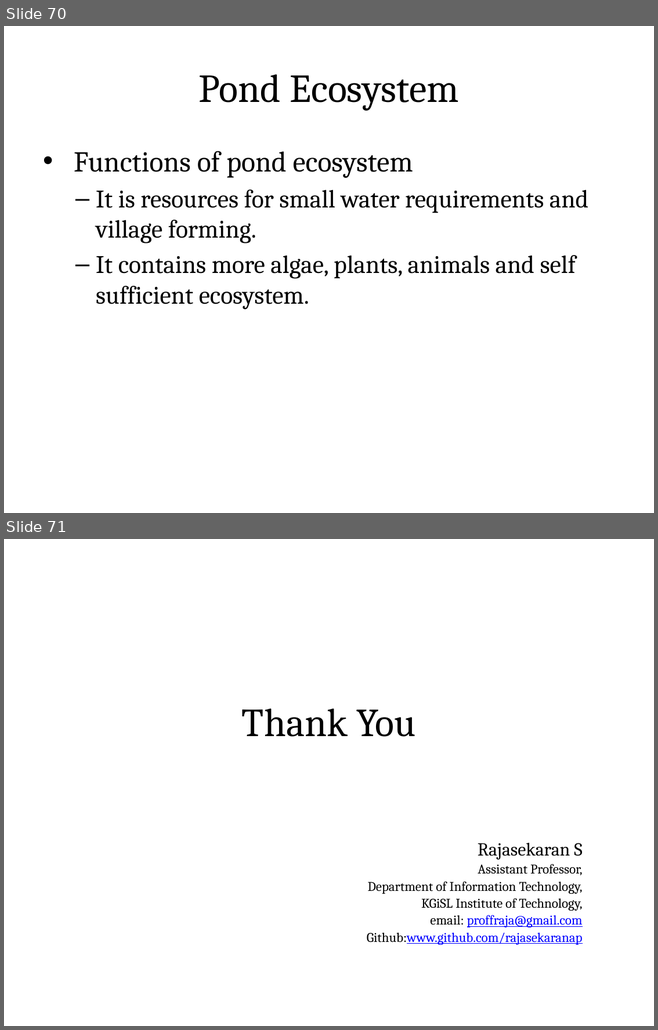
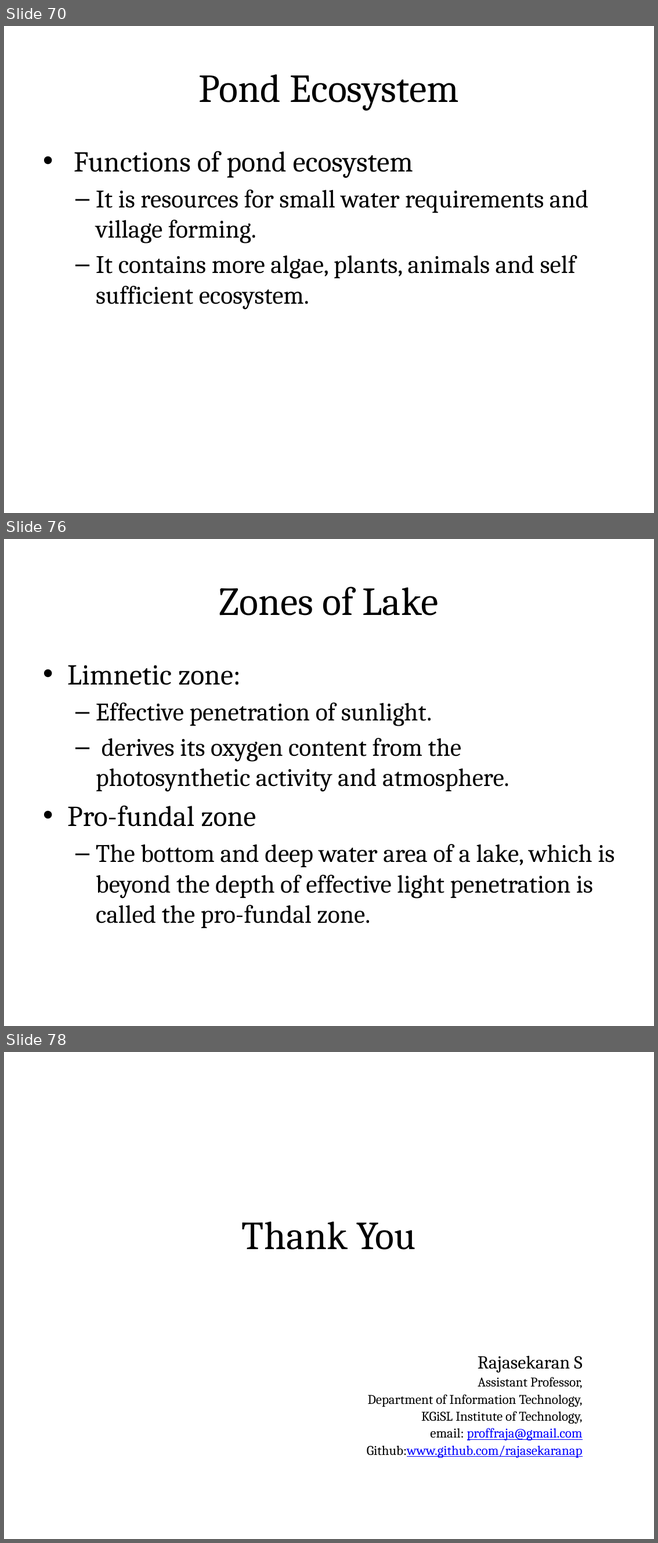
Before and after one commit to rajasekaran36/GE8291-Environmental-Science-and-Engineering, a slide deck: Slides/GE8291-U1.pptx. Shown one above the other, each under a label of ours: slides 70 and 71 before the commit, slides 70, 76 and 78 after it; the slides between them are not shown. The pictures are 658x1030 and 658x1543 pixels, drawn with LibreOffice and Linux fonts; fonts in the diff are those of the drawing. Boxes give left, top, right and bottom in pixels: in the first picture for what was removed or moved away, otherwise in the second. Text is boxed around its words. In the diff, an @@ line names an element or a change of style, - is before the commit and + after.

Commit message:
Last Update 26-12-2018 17:31:39.72

```diff
--- a/Slides/GE8291-U1.pptx
+++ b/Slides/GE8291-U1.pptx
@@ slide 76 added at (x1=4, y1=539, x2=654, y2=1026), background #FFFFFF @@
@@ title added at (x1=36, y1=559, x2=621, y2=640), fill gradient #DAFDA7 to #E4FCC2 to #F5FFE7, outline #98B955 0.75 pt, 44 pt, text #000000 @@
+Zones of Lake
@@ text added at (x1=67, y1=665, x2=614, y2=928), 28 pt, text #000000 @@
+• Limnetic zone:
+  – Effective penetration of sunlight.
+  – derives its oxygen content from the photosynthetic activity and atmosphere.
+• Pro-fundal zone
+  – The bottom and deep water area of a lake, which is beyond the depth of effective light penetration is called the pro-fundal zone.
@@ what was slide 71 is now slide 78 @@
```
Also in this commit, not shown: 6 other slides added.
